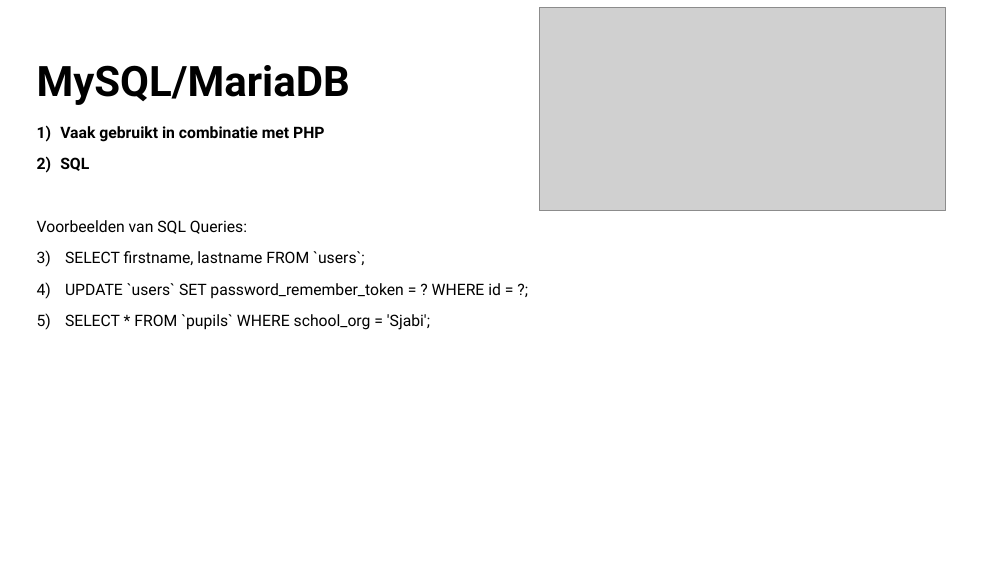
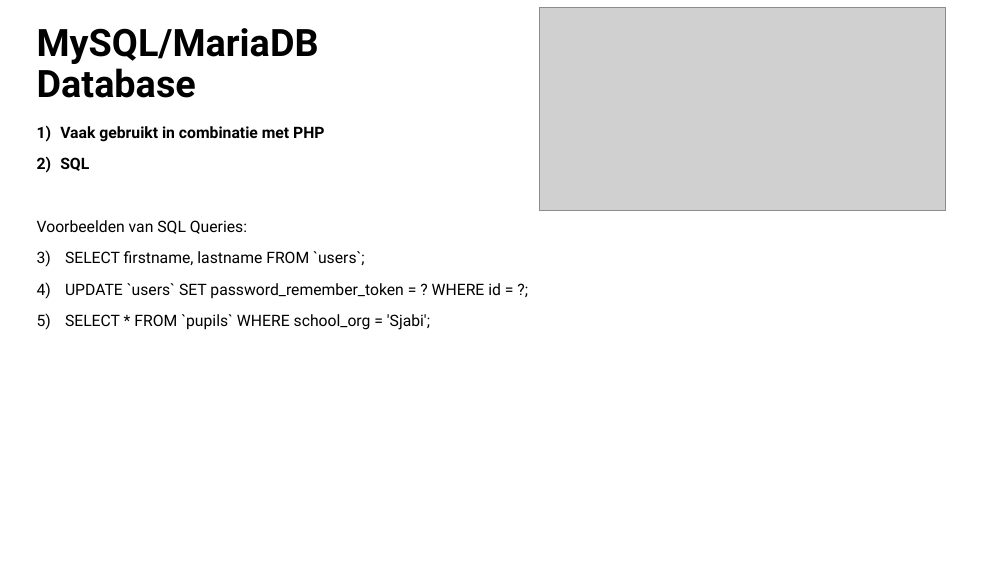
Before and after one commit to Jarnster/ICW-Webdesign-PHP, a slide deck: slide 4 of H3 - Databases en Beveiliging/Presentatie/H3 Databases en Beveiliging - Dynamische Websites.pptx. Drawn at 1008x567 pixels with LibreOffice and Linux fonts; fonts in the diff are those of the drawing; grey boxes stand for pictures. Boxes give left, top, right and bottom in pixels: in the first picture for what was removed or moved away, otherwise in the second. Text is boxed around its words. In the diff, an @@ line names an element or a change of style, - is before the commit and + after.

```diff
--- a/H3 - Databases en Beveiliging/Presentatie/H3 Databases en Beveiliging - Dynamische Websites.pptx
+++ b/H3 - Databases en Beveiliging/Presentatie/H3 Databases en Beveiliging - Dynamische Websites.pptx
@@ title at bbox=[37, 28, 319, 98]: text changed; size 40 to 36 pt @@
-MySQL/MariaDB
+MySQL/MariaDB
+Database
```
Also in this commit, not shown: 1 other slide changed.
